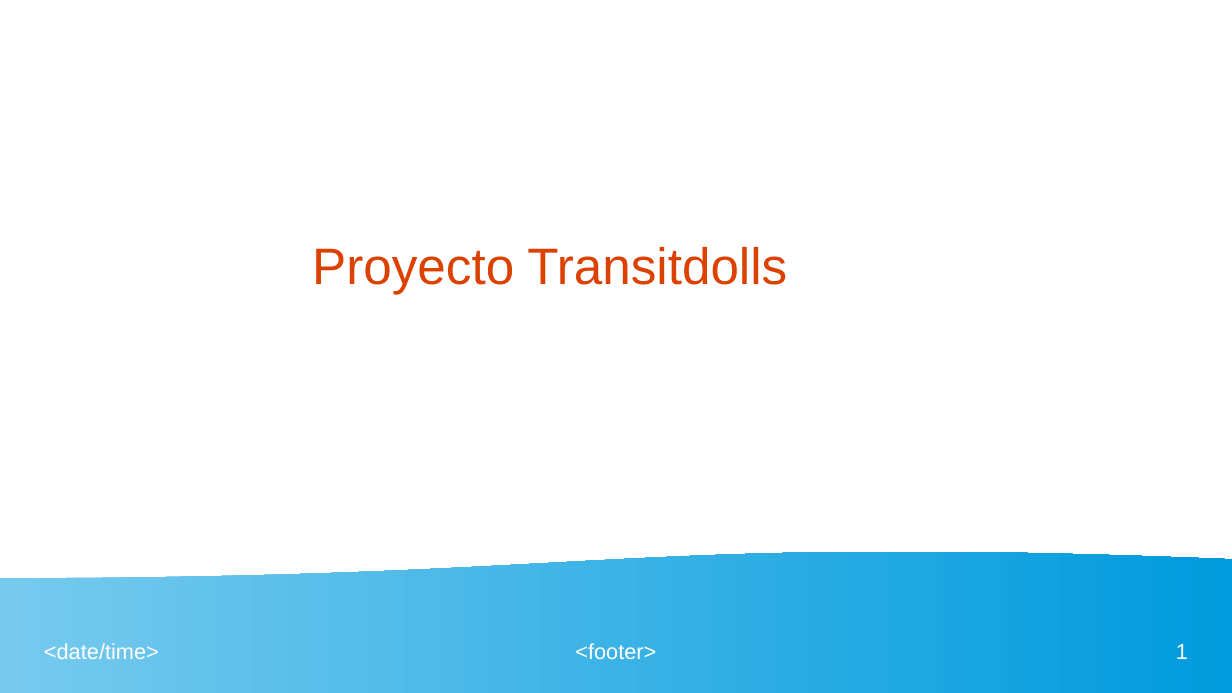
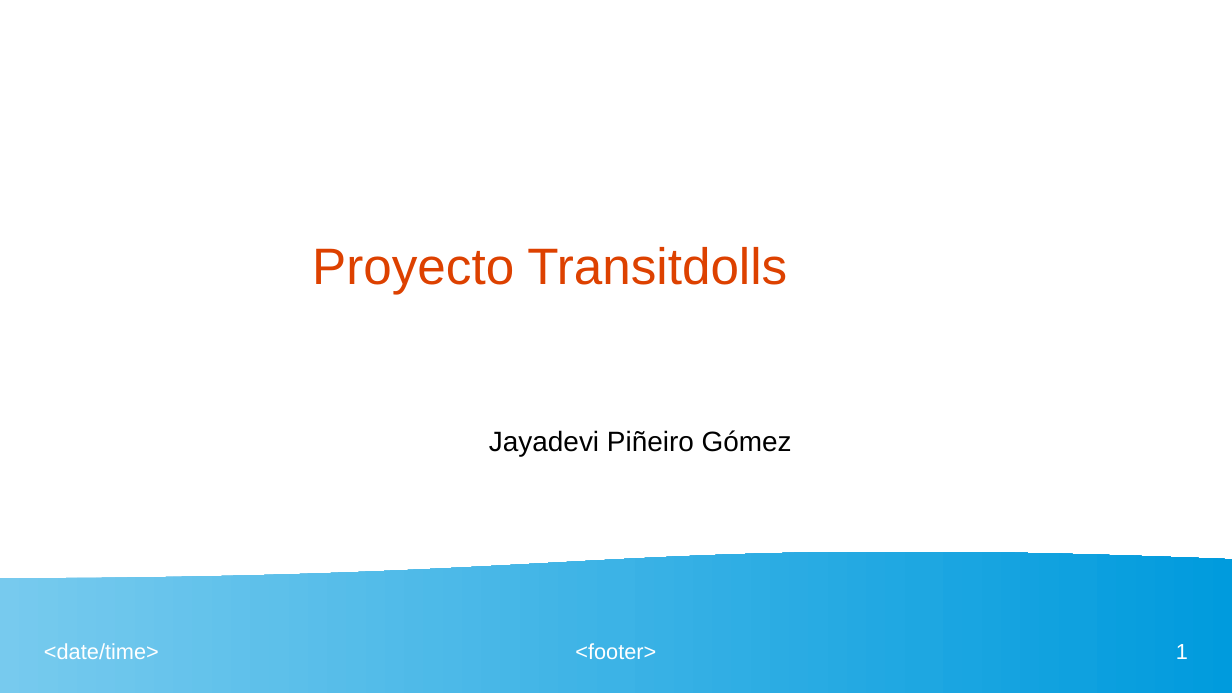
Before and after one commit to Jayadevi2000Pages/Jayadevi2000.github.io, a slide deck: slide 1 of ProyectoTransitdolls_Jayadevi.odp. Drawn at 1232x693 pixels with LibreOffice and Linux fonts; fonts in the diff are those of the drawing. Boxes give left, top, right and bottom in pixels: in the first picture for what was removed or moved away, otherwise in the second. Text is boxed around its words. In the diff, an @@ line names an element or a change of style, - is before the commit and + after.

```diff
--- a/ProyectoTransitdolls_Jayadevi.odp
+++ b/ProyectoTransitdolls_Jayadevi.odp
@@ text added at box(489, 430, 792, 456), 18 pt, text #000000 @@
+Jayadevi Piñeiro Gómez
```
Also in this commit, not shown: 2 slides added, 2 slides removed, 19 other files.
